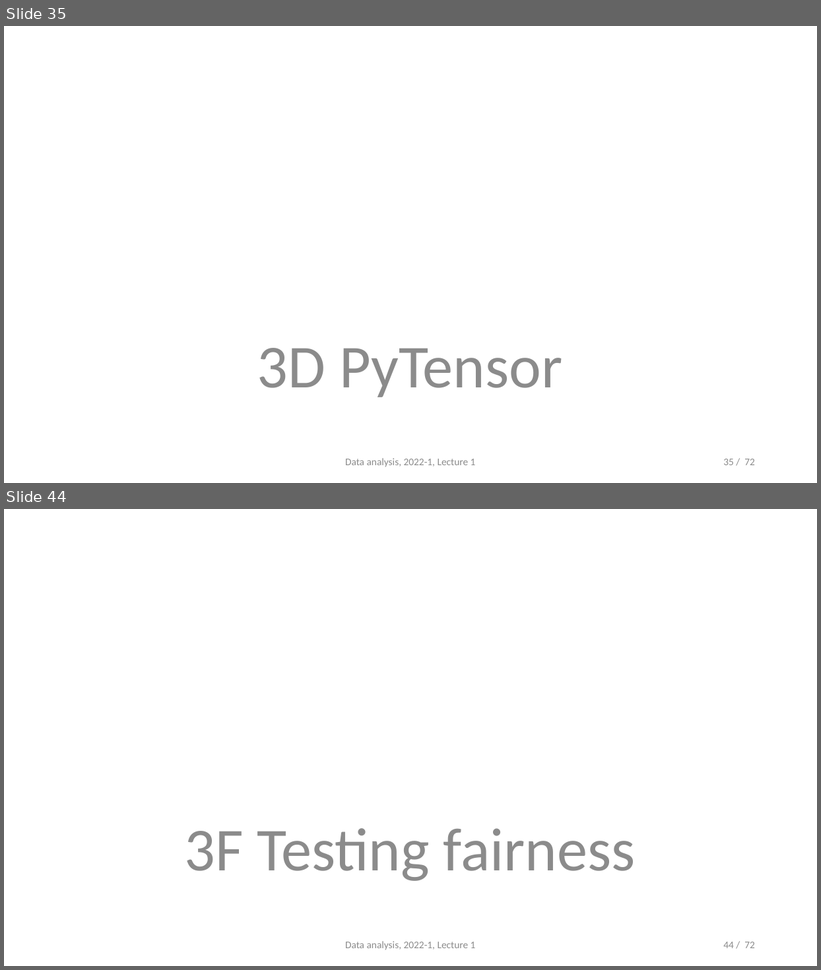
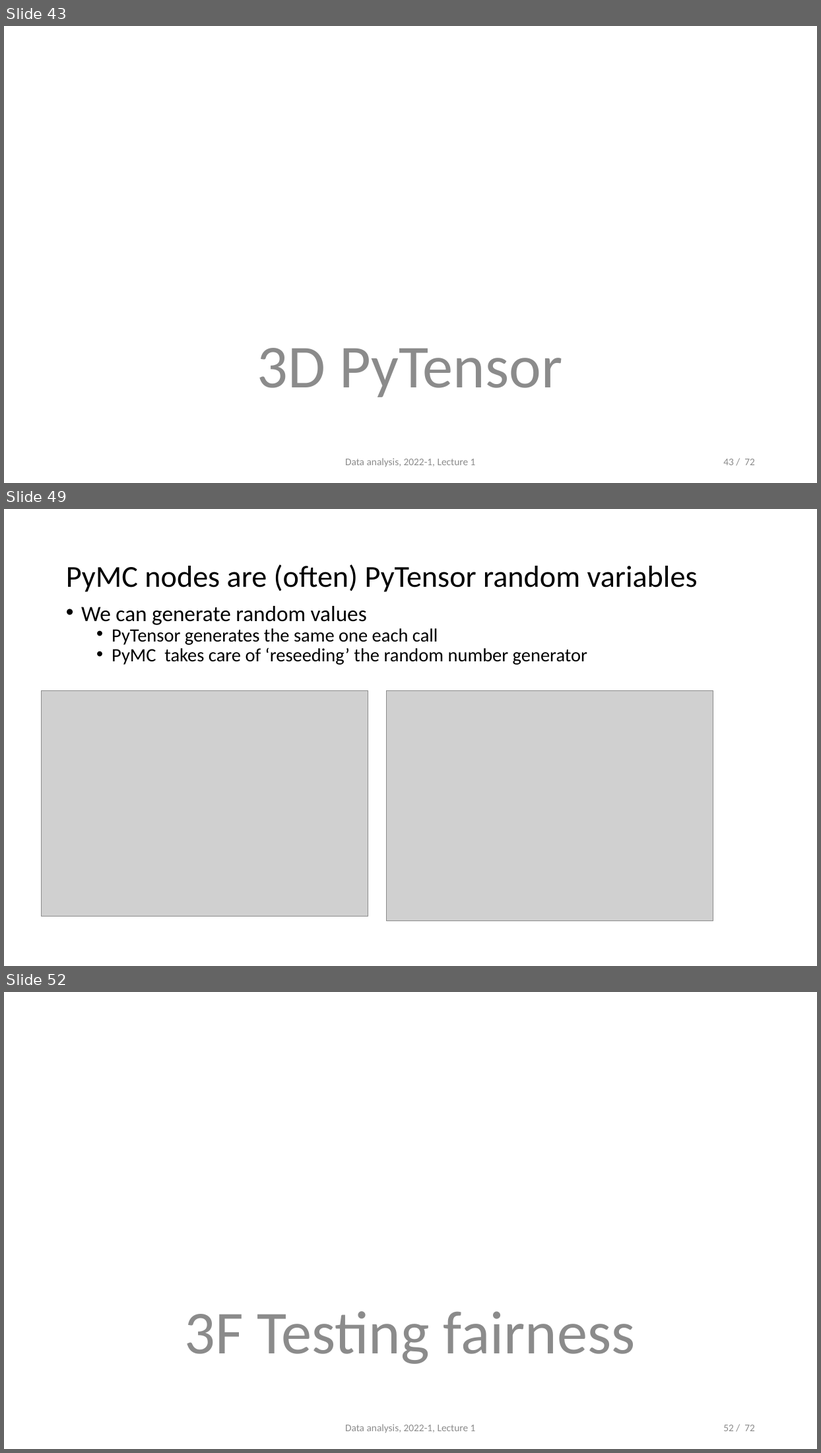
Before and after one commit to opherdonchin/StatisticalComputationAndAnalysis, a slide deck: Lectures/Lecture 3 PyMC and Sampling.pptx. Shown one above the other, each under a label of ours: slides 35 and 44 before the commit, slides 43, 49 and 52 after it; the slides between them are not shown. The pictures are 821x970 and 821x1453 pixels, drawn with LibreOffice and Linux fonts; fonts in the diff are those of the drawing; grey boxes stand for pictures. Boxes give left, top, right and bottom in pixels: in the first picture for what was removed or moved away, otherwise in the second. Text is boxed around its words. In the diff, an @@ line names an element or a change of style, - is before the commit and + after.

```diff
--- a/Lectures/Lecture 3 PyMC and Sampling.pptx
+++ b/Lectures/Lecture 3 PyMC and Sampling.pptx
@@ slide 49 added at (4,509,817,966), background #FFFFFF @@
@@ title added at (66,564,698,592), 36 pt, text #000000 @@
+PyMC nodes are (often) PyTensor random variables
@@ text added at (81,606,587,665), 22.2 pt, text #000000 @@
+• We can generate random values
+  • PyTensor generates the same one each call
+  • PyMC takes care of ‘reseeding’ the random number generator
@@ picture added at (41,691,368,917) @@
@@ picture added at (387,691,714,921) @@
@@ what was slide 35 is now slide 43 @@
@@ page number at (723,459,755,466): text changed @@
-35 / 72
+43 / 72
@@ what was slide 44 is now slide 52 @@
@@ page number at (723,1425,755,1432): text changed @@
-44 / 72
+52 / 72
```
Also in this commit, not shown: 1 slide changed, 8 other slides added, 1 slide removed, 3 other files.
